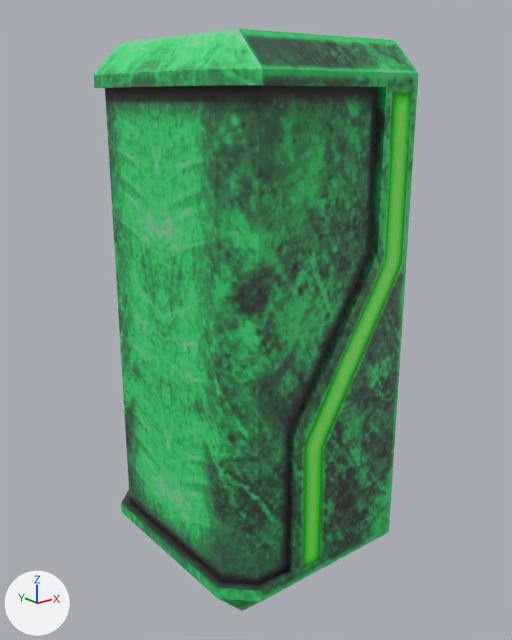
Renders of the FBX model assets/models/item_weapon_02.fbx from each side of a commit.
Both versions are drawn from a camera (50 mm lens) standing at (-9.29, -11.68, 4.52) and looking at (0.01, -0.06, -0.12). Arrows for +X, +Y and +Z are at lower left; the lights stay in place. Where no turn or scale is listed for an object, it has been applied to the vertices.

In view in the first picture: 'ItemWeaponProjectile'.
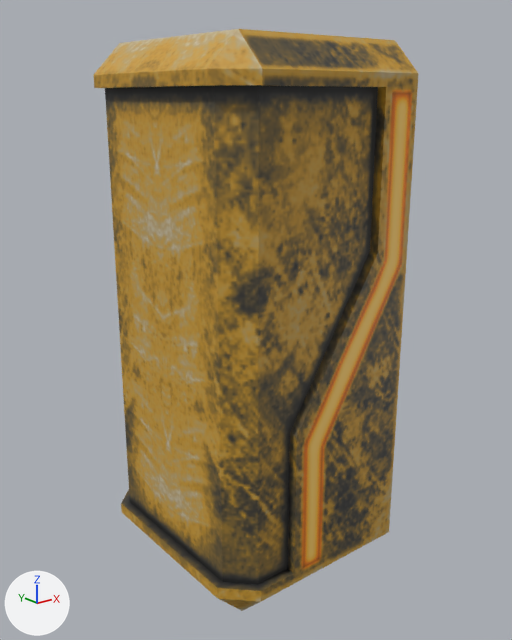
Patch to the scene script:
```diff
--- a/assets/models/item_weapon_02.fbx.py
+++ b/assets/models/item_weapon_02.fbx.py
@@ img_item_weapon_instant_png @@
+img_item_weapon_instant_png = load_image('item_weapon_instant.png', '../textures/item_weapon_instant.png', 256, 256, 'sRGB')
@@ mat_material__45 @@
 mat_material__45 = principled_material('Material #45')
-mat_material__45.texture = img_item_weapon_projectile_png
+mat_material__45.texture = img_item_weapon_instant_png  # with its transparency
 mat_material__45.roughness = 0.553
```

Changed parts and their boxes (x1, y1, x2, y2) in the pictures (512 x 640 px):
'ItemWeaponProjectile', surface changed (green to brown): (94, 29, 418, 611) in both
